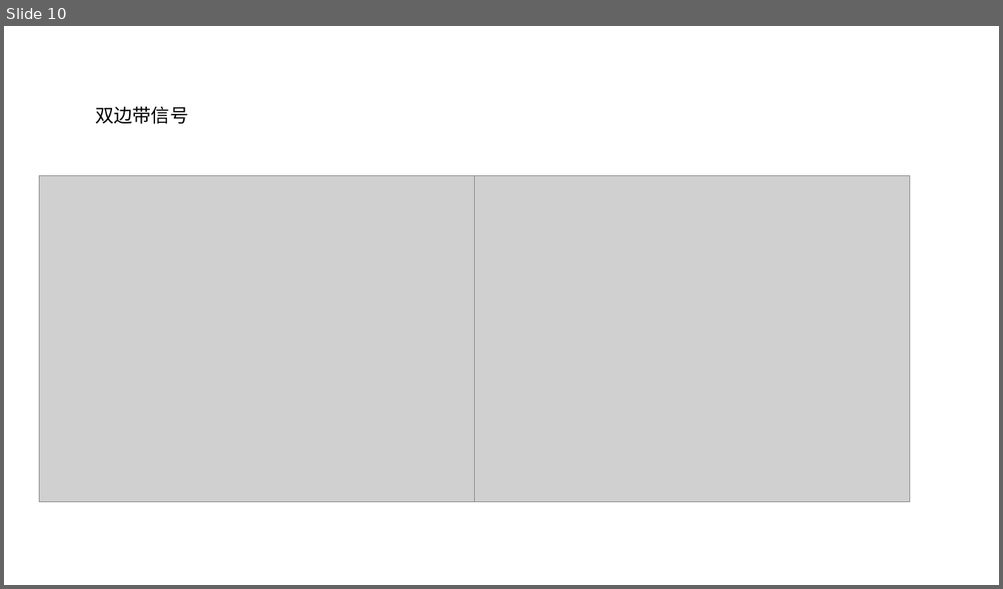
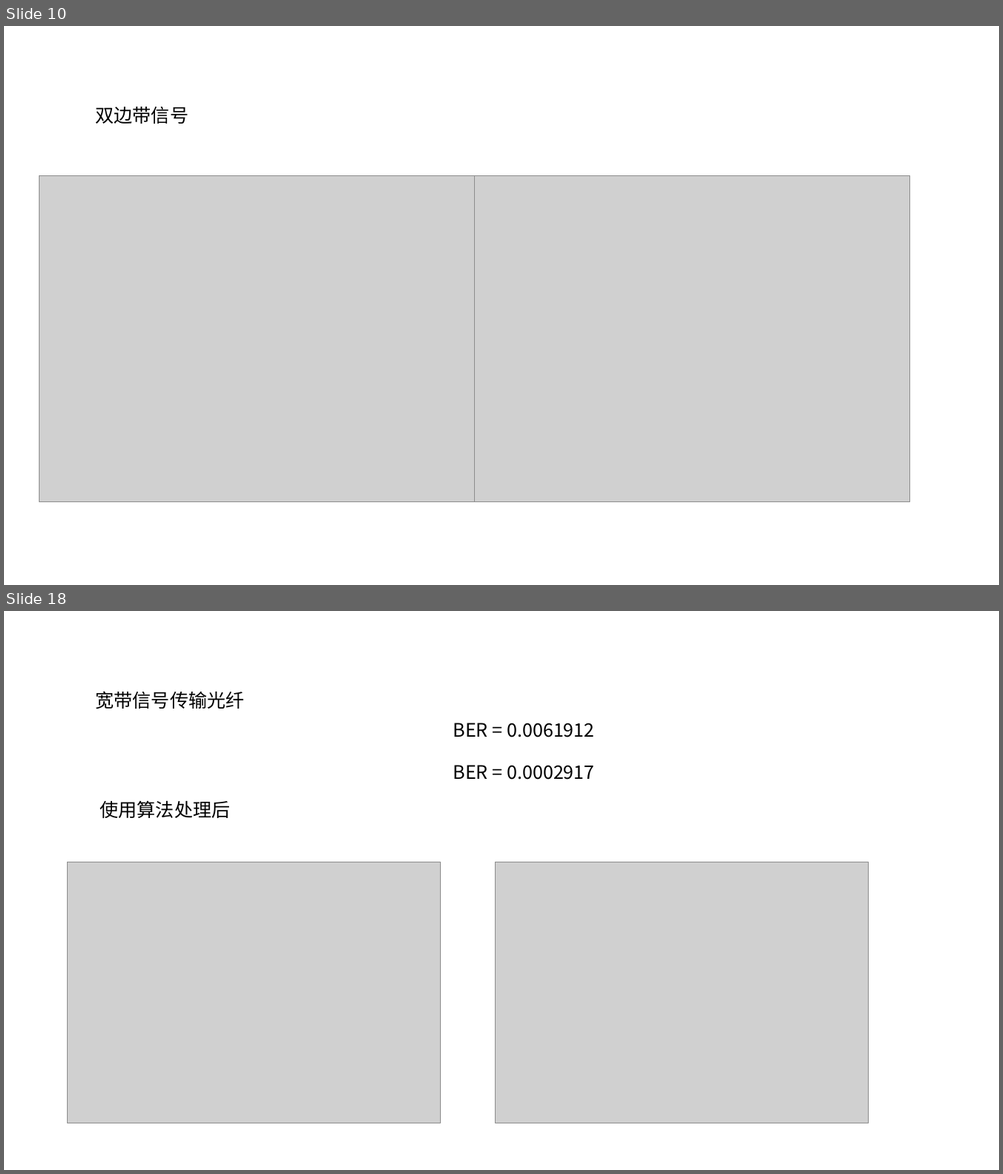
Before and after one commit to dadaguai007/KK, a slide deck: Note/图片存储.pptx. Shown one above the other, each under a label of ours: slide 10 before the commit, slides 10 and 18 after it; the slides between them are not shown. The pictures are 1003x589 and 1003x1174 pixels, drawn with LibreOffice and Linux fonts; fonts in the diff are those of the drawing; grey boxes stand for pictures. Boxes give left, top, right and bottom in pixels: in the first picture for what was removed or moved away, otherwise in the second. Text is boxed around its words. In the diff, an @@ line names an element or a change of style, - is before the commit and + after.

```diff
--- a/Note/图片存储.pptx
+++ b/Note/图片存储.pptx
@@ slide 18 added at <box>4,611,999,1170</box>, background #FFFFFF @@
@@ text added at <box>95,691,244,709</box>, 18 pt, text #000000 @@
+宽带信号传输光纤
@@ text added at <box>452,723,595,738</box>, 18 pt, text #000000 @@
+BER = 0.0061912
@@ text added at <box>452,765,595,780</box>, 18 pt, text #000000 @@
+BER = 0.0002917
@@ text added at <box>99,800,230,818</box>, 18 pt, text #000000 @@
+使用算法处理后
@@ picture added at <box>68,863,441,1124</box> @@
@@ picture added at <box>495,863,869,1124</box> @@
```
Also in this commit, not shown: 3 slides changed, 6 other slides added, 5 other files.
